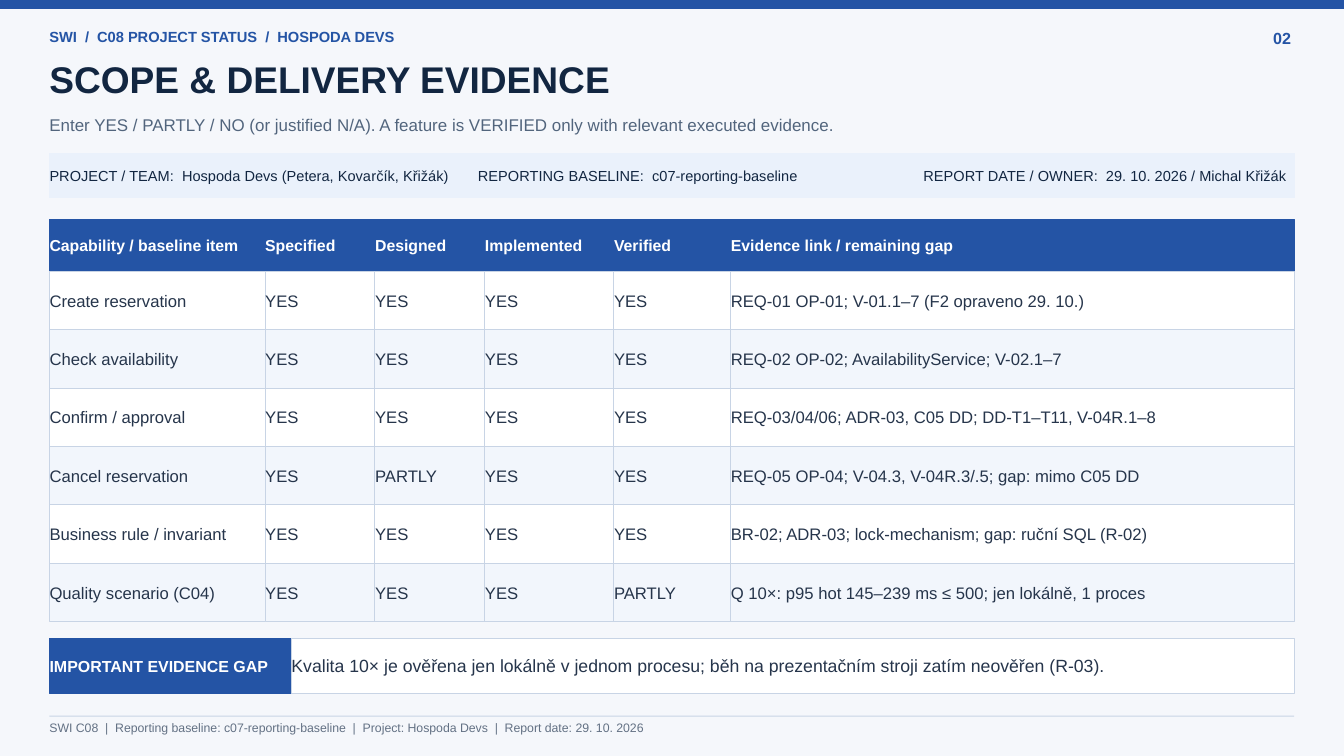
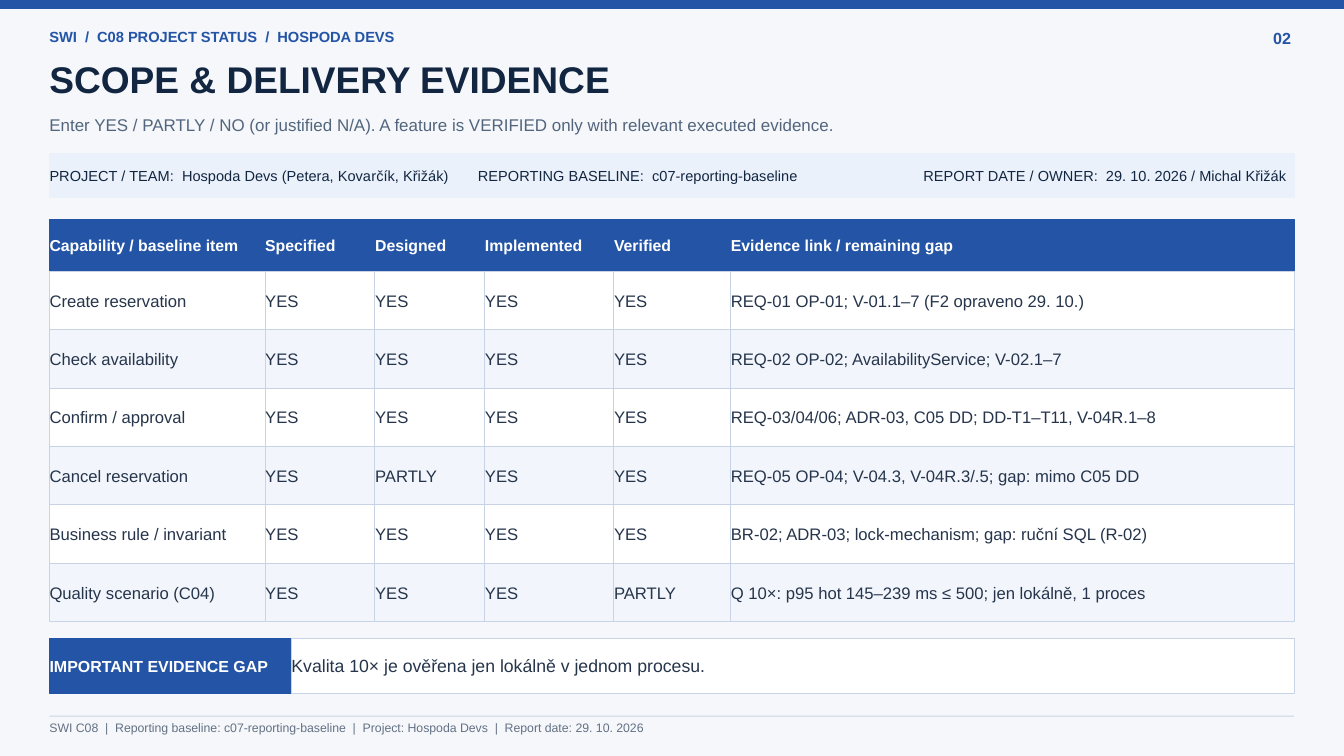
Before and after one commit to jaroslavpetera/swi_project, a slide deck: slide 2 of docs/c08-project-status.pptx. Drawn at 1344x756 pixels with LibreOffice and Linux fonts; fonts in the diff are those of the drawing. Boxes give left, top, right and bottom in pixels: in the first picture for what was removed or moved away, otherwise in the second. Text is boxed around its words. In the diff, an @@ line names an element or a change of style, - is before the commit and + after.

```diff
--- a/docs/c08-project-status.pptx
+++ b/docs/c08-project-status.pptx
@@ text in rectangle at [291,659,705,677]: text changed @@
-Kvalita 10× je ověřena jen lokálně v jednom procesu; běh na prezentačním stroji zatím neověřen (R-03).
+Kvalita 10× je ověřena jen lokálně v jednom procesu.
```
Also in this commit, not shown: 5 other slides changed, 7 other files.
